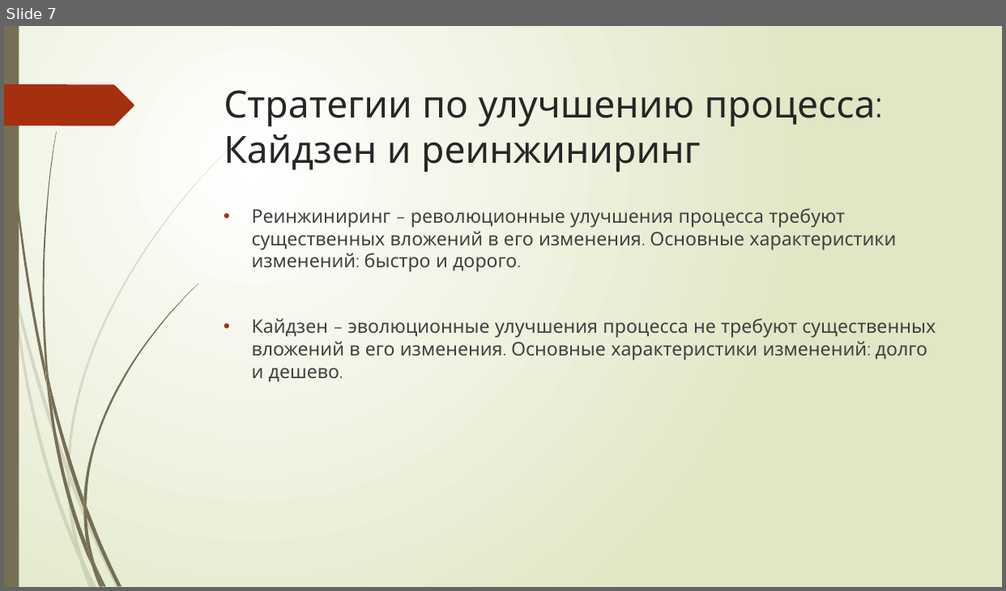
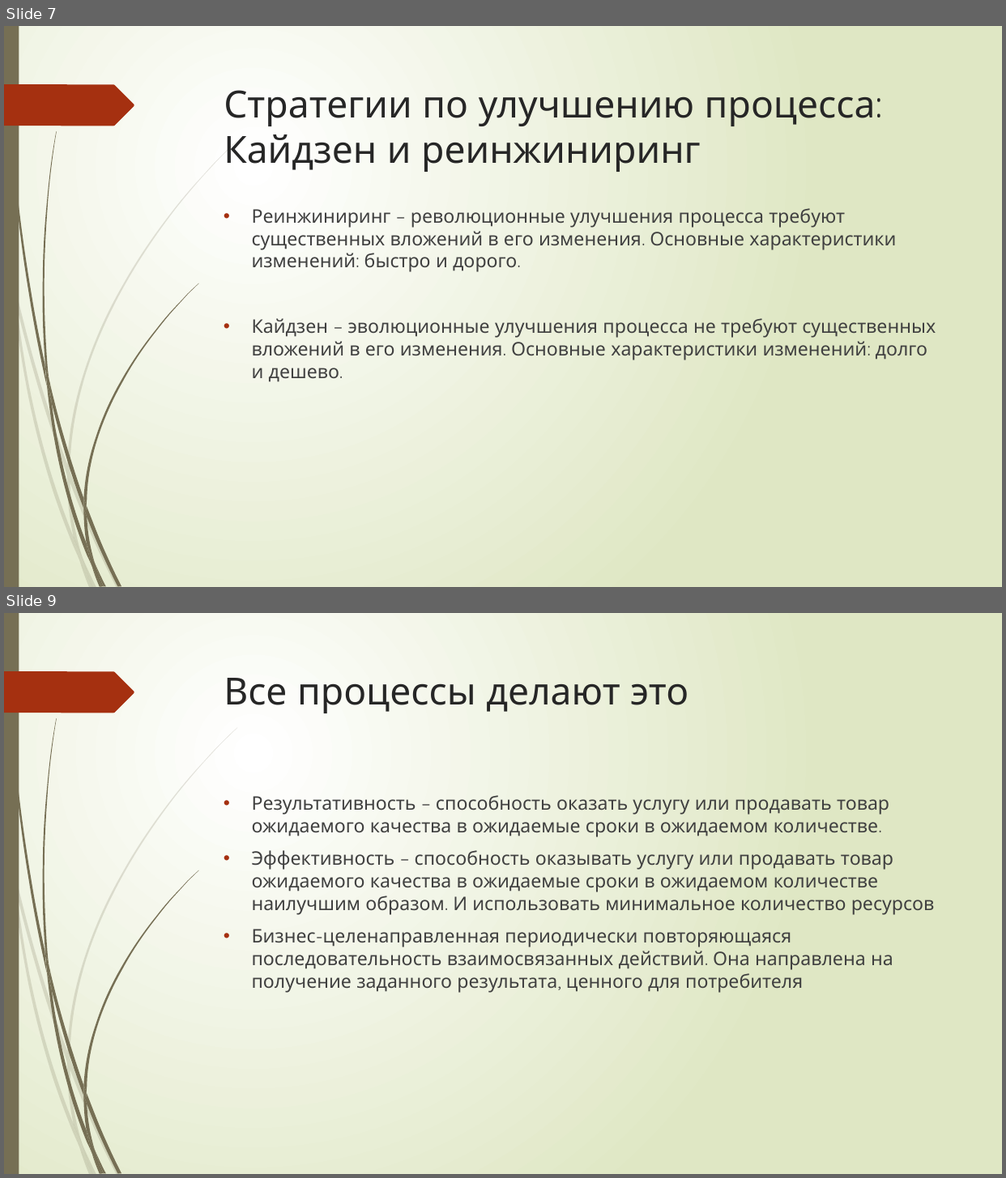
Before and after one commit to Vadilandus/Antonyuk-Vadim-Algoritm, a slide deck: Скиллбокс.pptx. Shown one above the other, each under a label of ours: slide 7 before the commit, slides 7 and 9 after it; the slides between them are not shown. The pictures are 1006x591 and 1006x1178 pixels, drawn with LibreOffice and Linux fonts; fonts in the diff are those of the drawing. Boxes give left, top, right and bottom in pixels: in the first picture for what was removed or moved away, otherwise in the second. Text is boxed around its words. In the diff, an @@ line names an element or a change of style, - is before the commit and + after.

```diff
--- a/Скиллбокс.pptx
+++ b/Скиллбокс.pptx
@@ slide 9 added at (4, 613, 1002, 1174), background gradient #FFFFFF to #DFE8C4; not listed: 24 template elements that a slide beside it also shows @@
@@ title added at (224, 678, 688, 713), 36 pt, text #262626 @@
+Все процессы делают это
@@ text added at (252, 795, 935, 992), 18 pt, text #404040 @@
+• Результативность – способность оказать услугу или продавать товар ожидаемого качества в ожидаемые сроки в ожидаемом количестве.
+• Эффективность – способность оказывать услугу или продавать товар ожидаемого качества в ожидаемые сроки в ожидаемом количестве наилучшим образом. И использовать минимальное количество ресурсов
+• Бизнес-целенаправленная периодически повторяющаяся последовательность взаимосвязанных действий. Она направлена на получение заданного результата, ценного для потребителя
```
Also in this commit, not shown: 13 other slides added.
